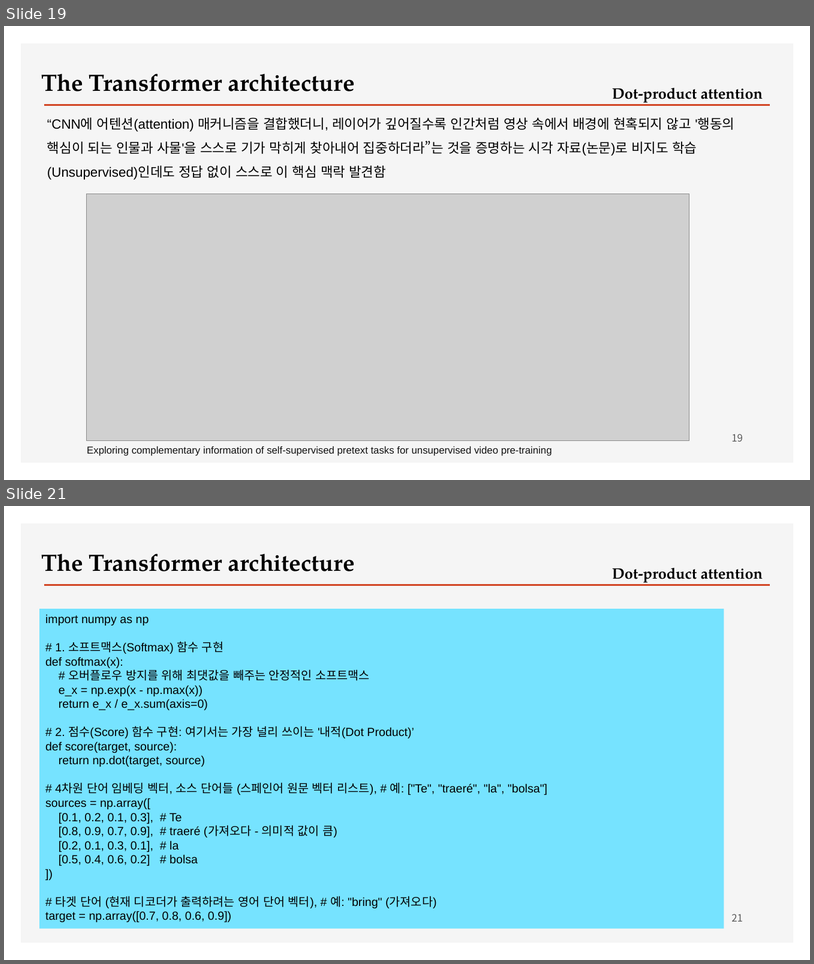
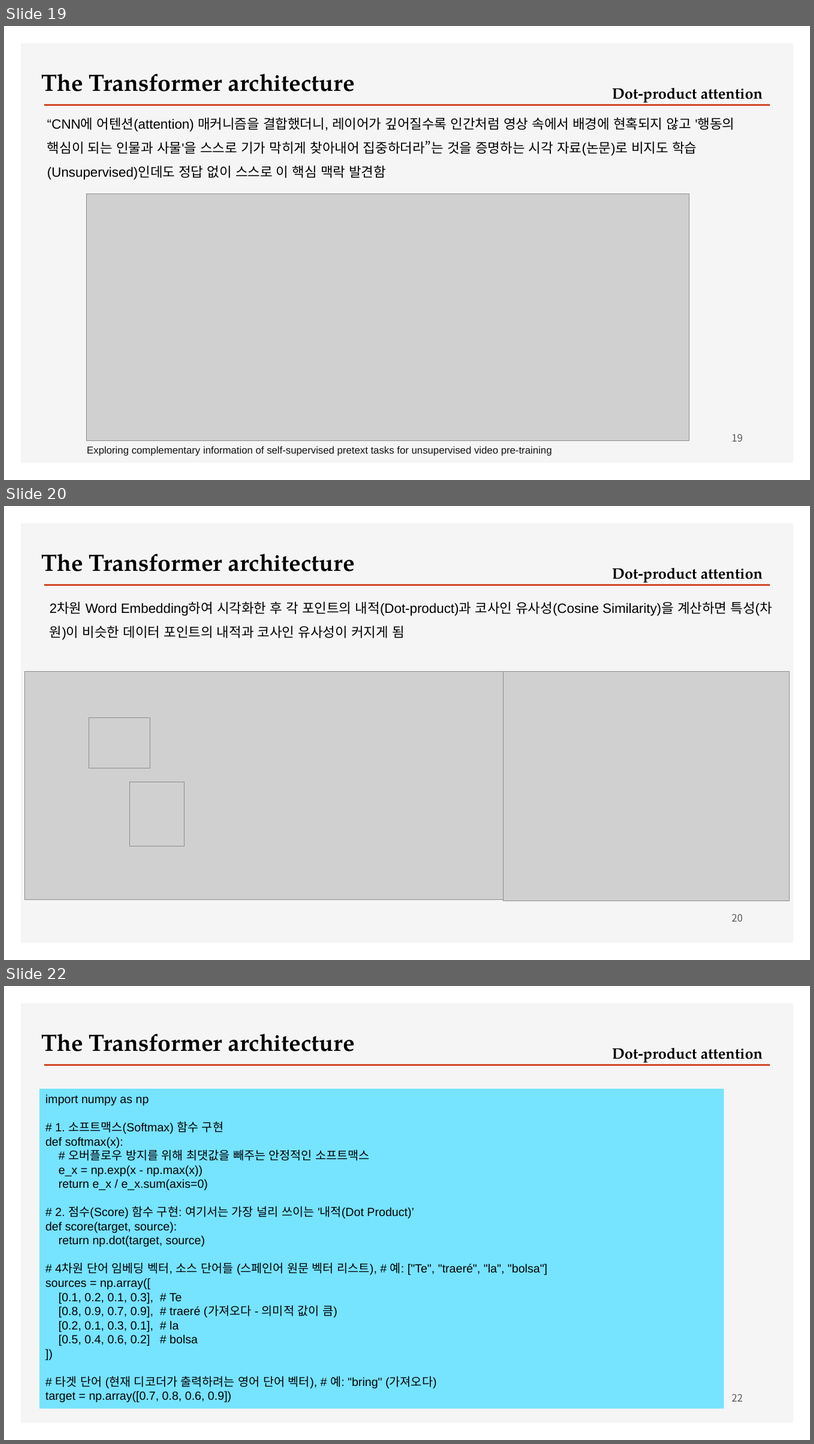
Before and after one commit to ancestor9/2026_Fall_Deep-Learning-with-Python, a slide deck: Chapter 15 Language models and the Transformer.pptx. Shown one above the other, each under a label of ours: slides 19 and 21 before the commit, slides 19, 20 and 22 after it; the slides between them are not shown. The pictures are 814x964 and 814x1444 pixels, drawn with LibreOffice and Linux fonts; fonts in the diff are those of the drawing; grey boxes stand for pictures; background and template pictures are left out. Boxes give left, top, right and bottom in pixels: in the first picture for what was removed or moved away, otherwise in the second. Text is boxed around its words. In the diff, an @@ line names an element or a change of style, - is before the commit and + after.

```diff
--- a/Chapter 15 Language models and the Transformer.pptx
+++ b/Chapter 15 Language models and the Transformer.pptx
@@ slide 20 added at (x1=4, y1=506, x2=810, y2=960), background #FFFFFF; not listed: 2 template elements that a slide beside it also shows @@
@@ text added at (x1=41, y1=553, x2=355, y2=571), 28 pt, text #000000, bold @@
+The Transformer architecture
@@ text added at (x1=612, y1=568, x2=763, y2=585), 18 pt, text #000000, bold @@
+Dot-product attention
@@ text added at (x1=50, y1=601, x2=773, y2=640), 16 pt, text #000000 @@
+2차원 Word Embedding하여 시각화한 후 각 포인트의 내적(Dot-product)과 코사인 유사성(Cosine Similarity)을 계산하면 특성(차원)이 비슷한 데이터 포인트의 내적과 코사인 유사성이 커지게 됨
@@ picture added at (x1=24, y1=671, x2=504, y2=899) @@
@@ picture added at (x1=504, y1=671, x2=791, y2=900) @@
@@ picture added at (x1=89, y1=717, x2=150, y2=768) @@
@@ picture added at (x1=130, y1=782, x2=184, y2=846) @@
@@ page number added at (x1=732, y1=913, x2=743, y2=921), 12 pt, text #595959 @@
+20
@@ what was slide 21 is now slide 22 @@
@@ page number at (x1=732, y1=1393, x2=743, y2=1401): text changed @@
-21
+22
```
Also in this commit, not shown: 5 slides changed, 10 other slides added.
